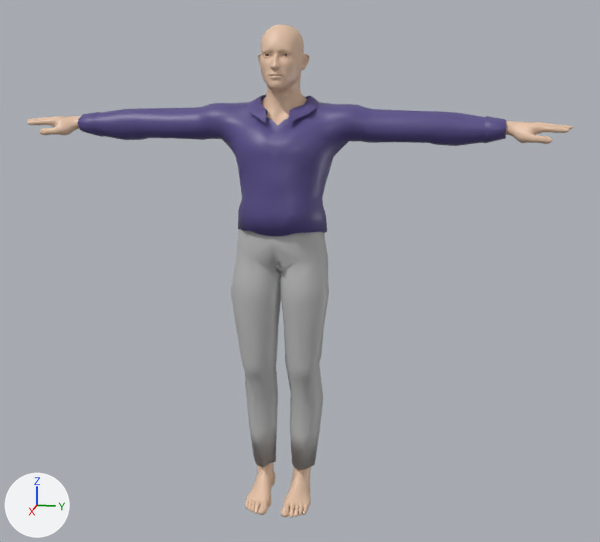
An edit to the COLLADA model servicesim_competition/models/actor/meshes/SKIN_man_blue_shirt.dae, drawn before and after from the same camera.
The view is the same before and after, from a 50 mm lens placed at (2.85, 0.63, 0.52), pointed at (0.04, 0.06, -0.19). Every picture has the same lights, and +X, +Y and +Z are marked at lower left. Where no turn or scale is listed for an object, it has been applied to the vertices.

Names of what the first picture shows: 'human'.
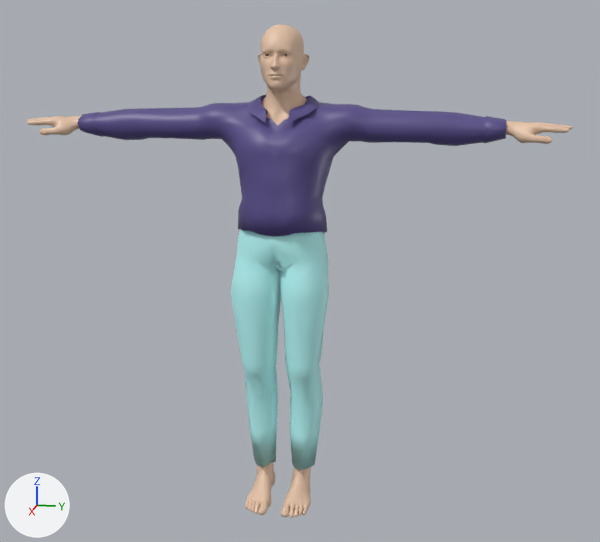
What differs and where, as boxes [x1, y1, x2, y2] in the pictures (600 x 542 px):
'human', recoloured (grey to cyan)
    both: [231, 227, 329, 472]

Patch to the scene script:
```diff
--- a/servicesim_competition/models/actor/meshes/SKIN_man_blue_shirt.dae.py
+++ b/servicesim_competition/models/actor/meshes/SKIN_man_blue_shirt.dae.py
@@ mat_jeans_white_material @@
 mat_jeans_white_material = principled_material('jeans-white-material')
-mat_jeans_white_material.base_color = (0.5, 0.5, 0.5)  # grey #bcbcbc
+mat_jeans_white_material.base_color = (0.5, 1.0, 1.0)  # cyan #bcffff
 mat_jeans_white_material.roughness = 0.44
```
